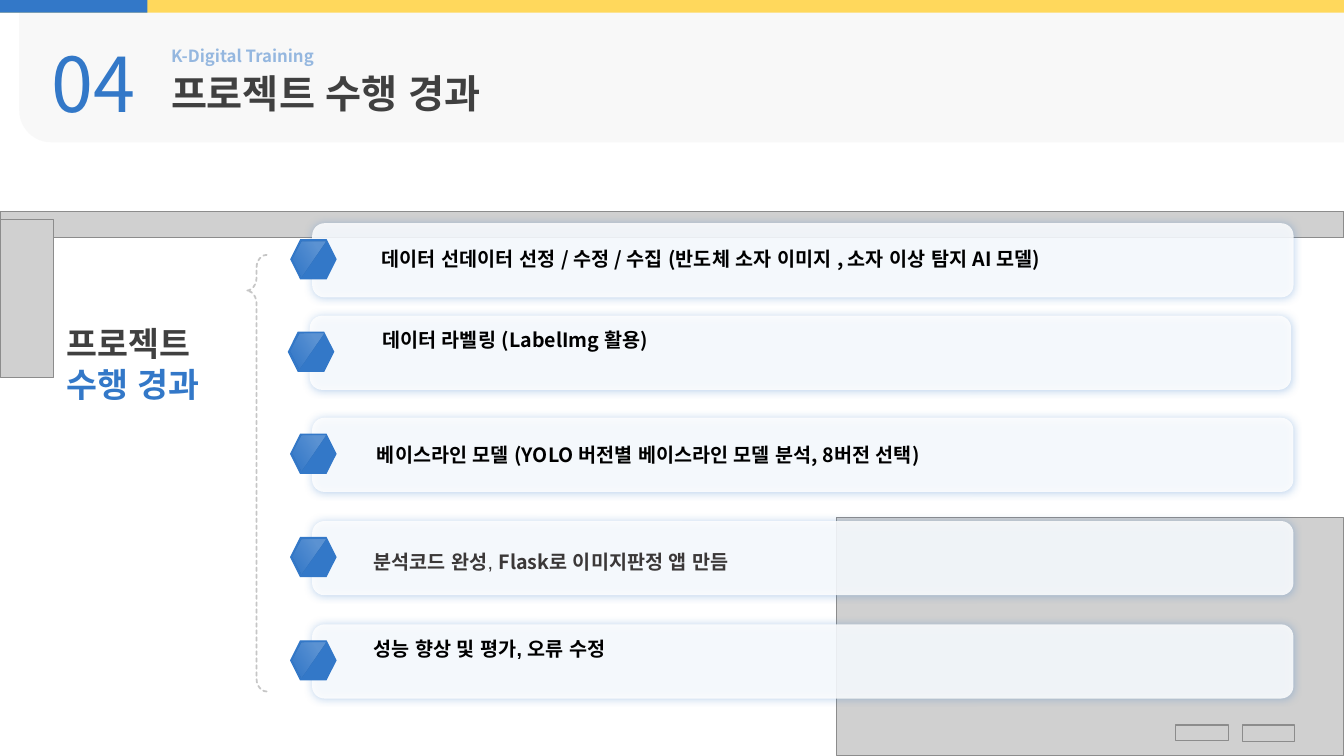
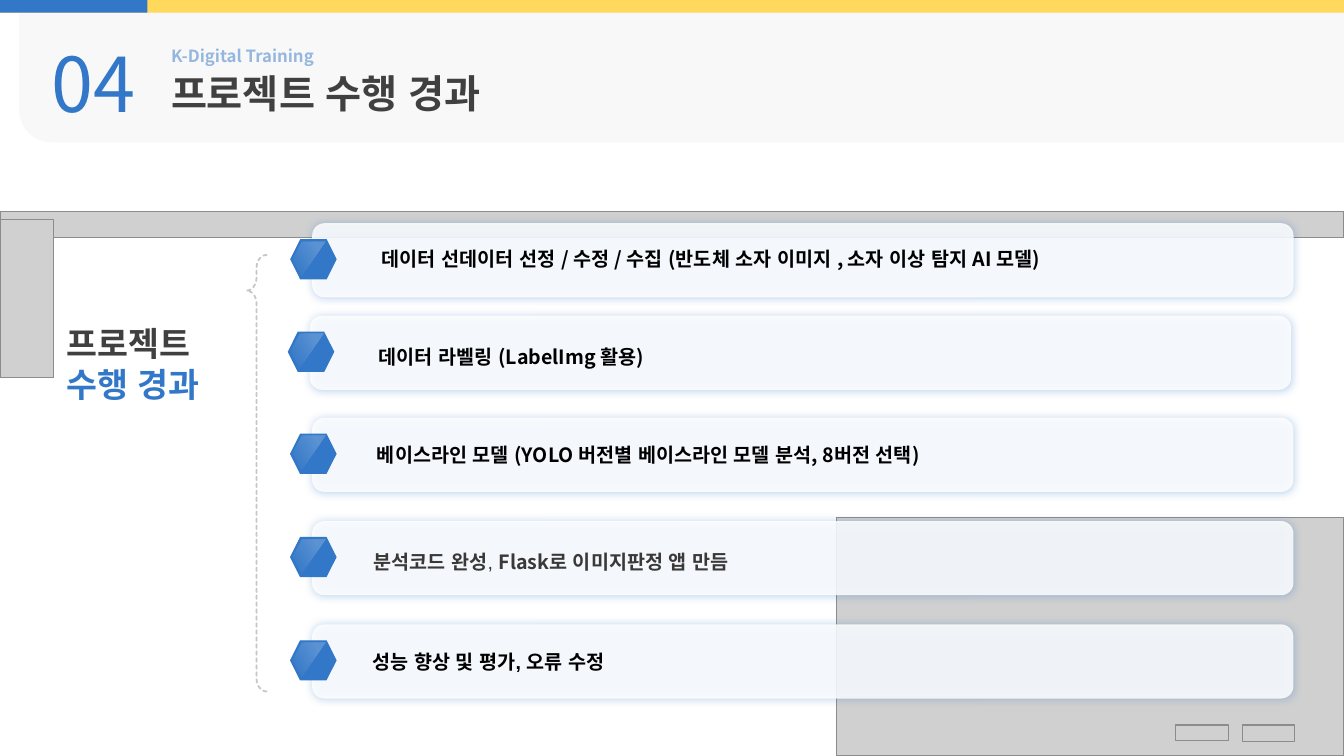
Before and after one commit to WingSolo/AlgoRyhthm, a slide deck: slide 8 of project2/2. 프로젝트 결과보고서_양식 구철환.pptx. Drawn at 1344x756 pixels with LibreOffice and Linux fonts; fonts in the diff are those of the drawing; grey boxes stand for pictures; background and template pictures are left out. Boxes give left, top, right and bottom in pixels: in the first picture for what was removed or moved away, otherwise in the second. Text is boxed around its words. In the diff, an @@ line names an element or a change of style, - is before the commit and + after.

```diff
--- a/project2/2. 프로젝트 결과보고서_양식 구철환.pptx
+++ b/project2/2. 프로젝트 결과보고서_양식 구철환.pptx
@@ text "데이터 라벨링 (LabelImg 활용)": place and size @@
-text "데이터 라벨링 (LabelImg 활용)" at [382, 330, 648, 352]
+text "데이터 라벨링 (LabelImg 활용)" at [379, 347, 645, 369]
@@ text "성능 향상 및 평가, 오류 ...": place and size @@
-text "성능 향상 및 평가, 오류 ..." at [374, 639, 605, 659]
+text "성능 향상 및 평가, 오류 ..." at [373, 652, 604, 672]
```
Also in this commit, not shown: 2 other files.
